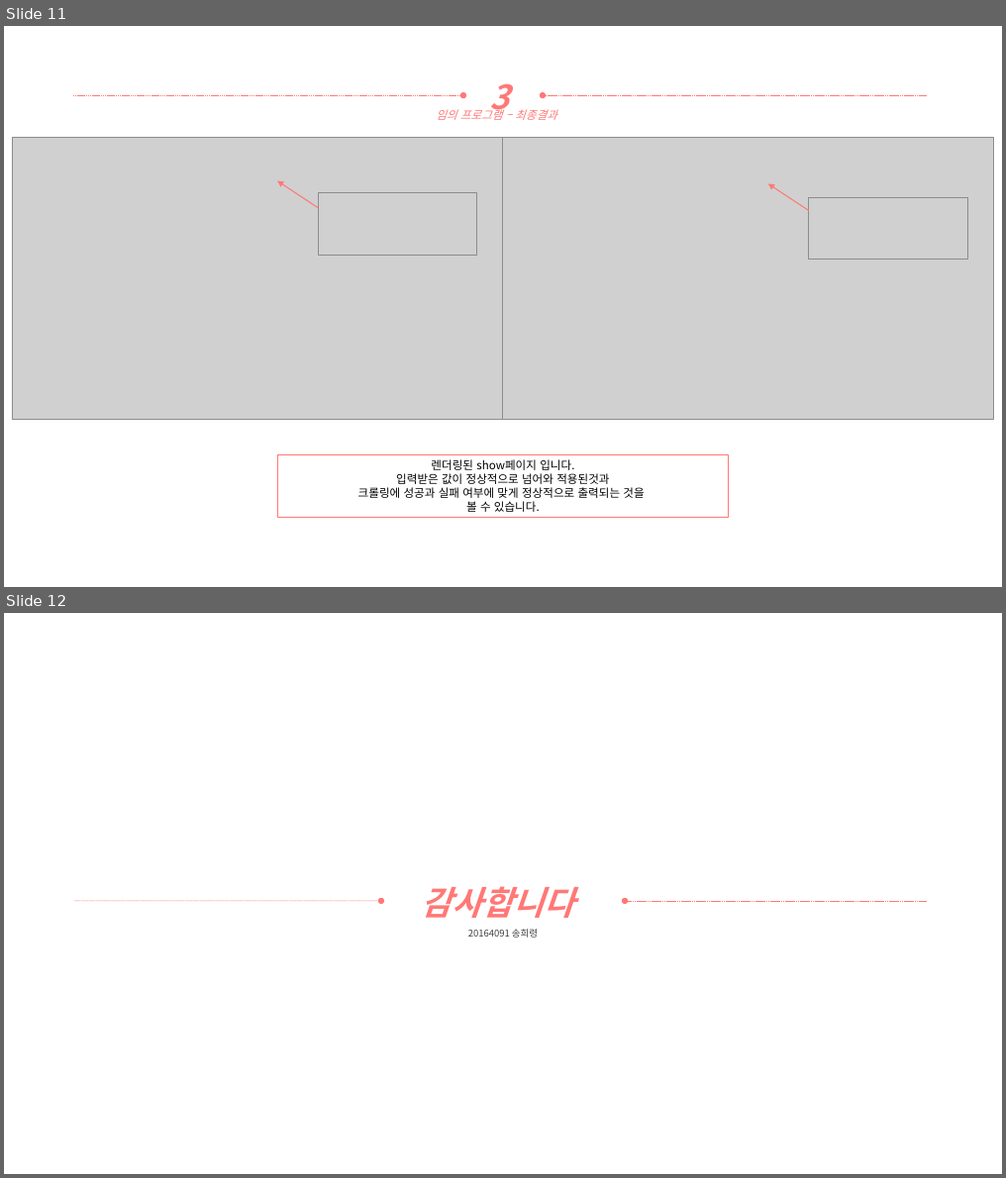
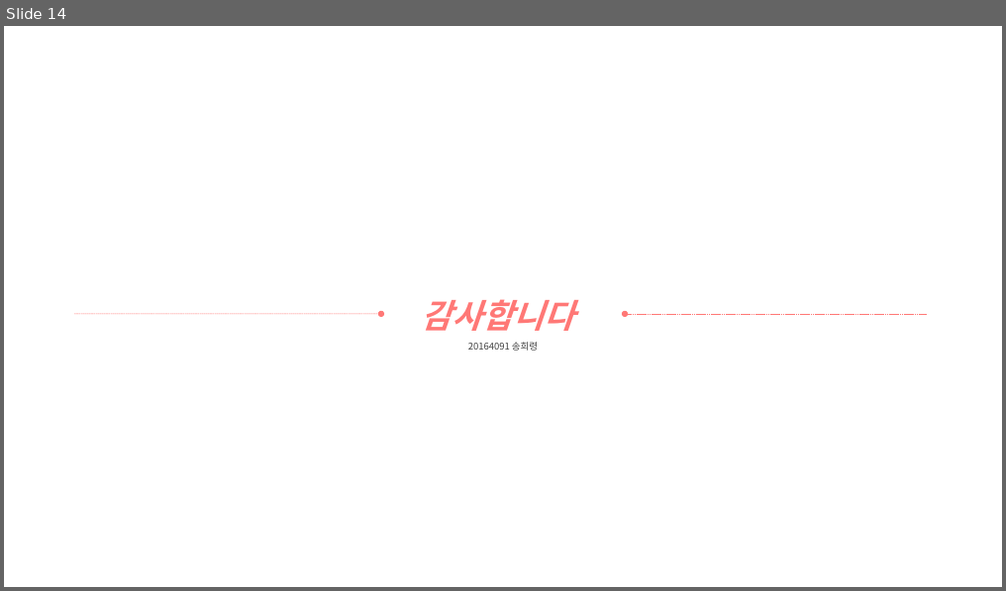
Before and after one commit to yooatom2200/Programing_Base_2, a slide deck: 5장/20164091-송희령-5주차 과제.pptx. Shown one above the other, each under a label of ours: slides 11 and 12 before the commit, slide 14 after it. The pictures are 1006x1178 and 1006x591 pixels, drawn with LibreOffice and Linux fonts; fonts in the diff are those of the drawing; grey boxes stand for pictures. Boxes give left, top, right and bottom in pixels: in the first picture for what was removed or moved away, otherwise in the second. Text is boxed around its words. In the diff, an @@ line names an element or a change of style, - is before the commit and + after.

Commit message:
DB화 성공

```diff
--- a/5장/20164091-송희령-5주차 과제.pptx
+++ b/5장/20164091-송희령-5주차 과제.pptx
@@ slide 11 removed at (4, 26, 1002, 587), background #FFFFFF @@
@@ text removed at (490, 84, 510, 119) @@
-3
@@ arrow removed from (73, 95) to (463, 95) @@
@@ text removed at (436, 107, 557, 120) @@
-임의 프로그램 – 최종결과
@@ arrow removed from (927, 95) to (543, 95) @@
@@ picture removed at (12, 138, 503, 420) @@
@@ picture removed at (503, 138, 994, 420) @@
@@ arrow removed from (318, 208) to (277, 181) @@
@@ picture removed at (318, 193, 476, 255) @@
@@ arrow removed from (809, 211) to (768, 184) @@
@@ picture removed at (809, 197, 967, 260) @@
@@ rectangle removed at (277, 455, 729, 518) @@
-렌더링된 show페이지 입니다.
-입력받은 값이 정상적으로 넘어와 적용된것과
-크롤링에 성공과 실패 여부에 맞게 정상적으로 출력되는 것을
-볼 수 있습니다.
@@ what was slide 12 is now slide 14 @@
```
Also in this commit, not shown: 1 slide changed, 3 slides added, 4 other files.
